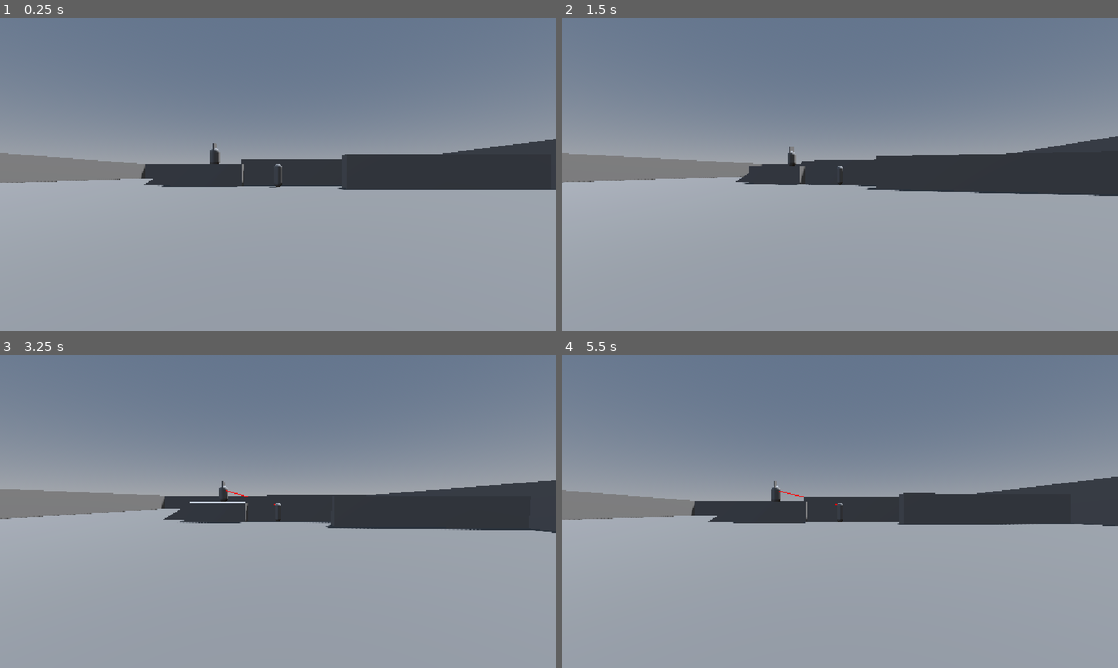
Above: before the commit, frames 1-4 (two rows, left to right).
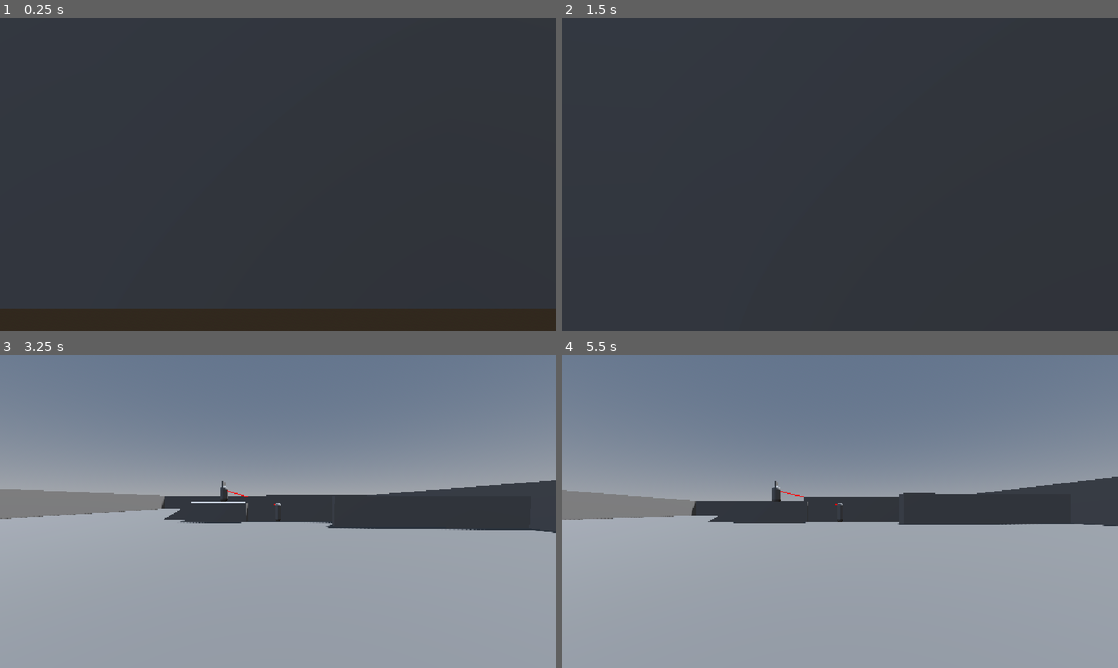
Above: after the commit, the same moments.

Repository: Flogah/chimera
Game: Godot game, scene res://scenes/test_areas/test_pc_vs_ai.tscn
Two runs of this game, one before a commit and one after it. Both use one fixed random seed, a clock stepped at 60 frames per second and the inputs below. This scene is started directly instead of the project's main scene.
Inputs (mouse positions are in pixels of both pictures, inside the frame that each line leads up to):
- Up to frame 1 (0.25 s): no input
- Up to frame 2 (1.5 s): move the mouse to (867, 174) at 0.52 s; hold Mouse wheel up (zoom_in) 0.53-1.28 s; hold W (move_forward) from 0.53 s (still down); move the mouse to (812, 174) at 1.27 s; tap Mouse wheel down (zoom_out) at 1.35 s
- Up to frame 3 (3.25 s): keep holding W (move_forward); move the mouse to (289, 505) at 2.02 s; hold Mouse wheel up (zoom_in) 2.03-2.78 s; move the mouse to (272, 517) at 2.77 s; tap Mouse wheel down (zoom_out) at 2.85 s
- Up to frame 4 (5.5 s): keep holding W (move_forward); move the mouse to (878, 514) at 3.52 s; hold Mouse wheel up (zoom_in) 3.53-4.28 s; move the mouse to (795, 508) at 4.27 s; tap Mouse wheel down (zoom_out) at 4.35 s; move the mouse to (845, 511) at 5.02 s; hold Mouse wheel up (zoom_in) from 5.03 s (still down)

The runs differ from the first frame. In frame 1, 92% of the frame differs, in the area x 0-100%, y 0-100%; in frame 2, 92%; in frame 3, less than 0.1%; in frame 4, less than 0.1%.

Commit message:
enemies can now perceive and follow the player

Diff:
--- a/godot-chimera/scenes/test_areas/agent.gd
+++ b/godot-chimera/scenes/test_areas/agent.gd
@@ -20,8 +20,8 @@
 	hurt_box.hit_received.connect(get_hurt)
 	hit_box.hit.connect(hit_something)
 
-	target_acquired.connect(func(): state_machine.change_state("follow", {"target": target}))
-	target_lost.connect(func(): state_machine.change_state("follow"))
+	detection.visual_confirmed.connect(make_target)
+	detection.visual_lost.connect(lose_target)
 
 func get_hurt(hitbox: HitBox):
 	if hitbox == hit_box:
@@ -35,12 +35,13 @@
 
 	print(name + ": I hit " + hurtbox.owner.name)
 
-func make_target(body: CharacterBody3D):
+func make_target(body):
 	if body is Player:
 		target = body
 		target_acquired.emit(target)
+		state_machine.change_state("follow", {"target": target})
 
-
-func lose_target():
+func lose_target(body):
 	target_lost.emit(target)
 	target = null
+	state_machine.change_state("follow")
--- a/godot-chimera/scenes/test_areas/agent.tscn
+++ b/godot-chimera/scenes/test_areas/agent.tscn
@@ -181,8 +181,9 @@
 state_id = &"patrol"
 metadata/_custom_type_script = "uid://b4nipnw2rntbg"
 
-[node name="Follow" type="Node" parent="StateMachine" unique_id=1875046626]
+[node name="Follow" type="Node" parent="StateMachine" unique_id=1875046626 node_paths=PackedStringArray("nav_agent")]
 script = ExtResource("8_bjb13")
+nav_agent = NodePath("../../NavigationAgent3D")
 state_id = &"follow"
 metadata/_custom_type_script = "uid://b4nipnw2rntbg"
 
--- a/godot-chimera/scenes/test_areas/test_pc_vs_ai.tscn
+++ b/godot-chimera/scenes/test_areas/test_pc_vs_ai.tscn
@@ -104,7 +104,7 @@
 transform = Transform3D(1, 0, 0, 0, 1, 0, 0, 0, 1, -0.8551979, 3, 0.4532528)
 
 [node name="Player" parent="." unique_id=1494987689 instance=ExtResource("2_25sy3")]
-transform = Transform3D(1, 0, 0, 0, 1, 0, 0, 0, 1, 5.9648333, -9.536743e-07, 6.5965986)
+transform = Transform3D(1, 0, 0, 0, 1, 0, 0, 0, 1, 5.9299784, -9.536743e-07, 11.644451)
 
 [node name="PatrolPointsLab" type="Node3D" parent="." unique_id=919855276]
 transform = Transform3D(1, 0, 0, 0, 1, 0, 0, 0, 1, 14.284949, 0, 3.3327112)
--- a/godot-chimera/scripts/Components/detection.gd
+++ b/godot-chimera/scripts/Components/detection.gd
@@ -40,16 +40,23 @@
 		if confirm_vision(body) and !bodies_in_vision.has(body):
 			bodies_in_vision.append(body)
 			visual_confirmed.emit(body)
-		elif bodies_in_vision.has(body):
+		elif !confirm_vision(body) and bodies_in_vision.has(body):
 			bodies_in_vision.erase(body)
 			visual_lost.emit(body)
 
 	visualize_vision()
 
 func confirm_vision(body) -> bool:
+	# this will need a rewrite to be a vision cone consisting of raycast3D
 	var space_state = get_world_3d().direct_space_state
-
 	var query = PhysicsRayQueryParameters3D.create(global_position + head_offset, body.global_position + head_offset)
+	# this is set as a bitmask, so
+	# layer 1 = 1
+	# layer 2 = 2
+	# layer 3 = 4
+	# layer 4 = 8
+	# layers 1 and 2: 1+2 = 3
+	query.collision_mask = 3
 	var result = space_state.intersect_ray(query)
 	if !result.is_empty():
 		var collider = result.get("collider")
--- a/godot-chimera/scripts/Components/state_machine/state_machine.gd
+++ b/godot-chimera/scripts/Components/state_machine/state_machine.gd
@@ -79,7 +79,7 @@
 func _execute_transition(new_state: State, data: Dictionary) -> void:
 	if active_state == new_state:
 		active_state.exit_state()
-		active_state.enter(data)
+		active_state.enter_state(data)
 		return
 
 	if active_state:
--- a/godot-chimera/scripts/Components/state_machine/states/follow.gd
+++ b/godot-chimera/scripts/Components/state_machine/states/follow.gd
@@ -12,15 +12,21 @@
 		nav_agent.target_position = target.global_position
 	elif target:
 		target_location = target.global_position
+		target = null
 		nav_agent.target_position = target_location
 	else:
 		switch_state.emit("idle")
 
 func physics_update(_delta: float) -> void:
+	if target:
+		nav_agent.target_position = target.global_position
+
 	if nav_agent.is_navigation_finished():
-		switch_state.emit("attack")
-	elif !nav_agent.target_position.is_equal_approx(target.global_position):
-		nav_agent.target_position = target.global_position
+		if target:
+			switch_state.emit("attack")
+		else:
+			switch_state.emit("idle")
+
 
 	var next_path_pos: Vector3 = nav_agent.get_next_path_position()
 	var dir = actor.global_position.direction_to(next_path_pos)
